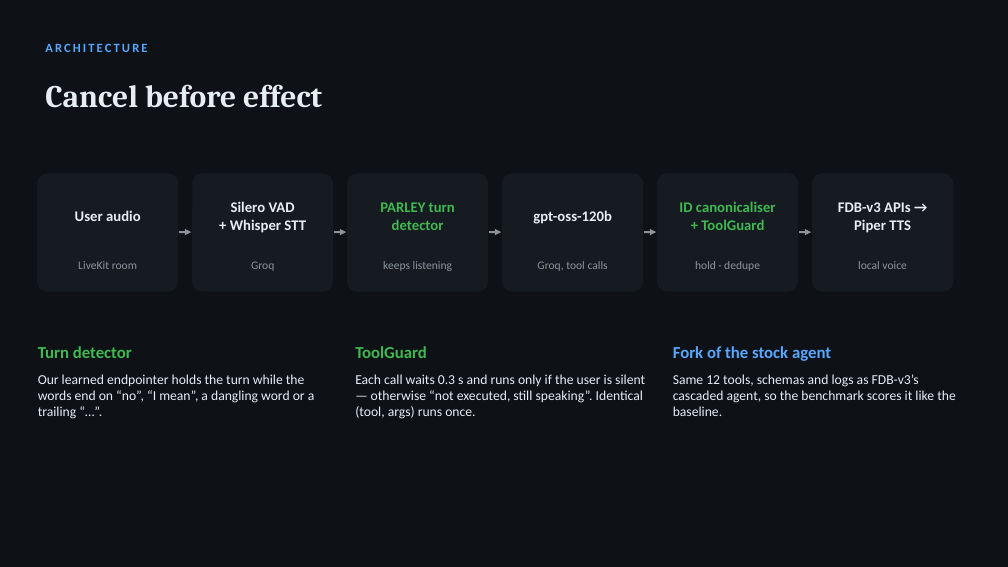
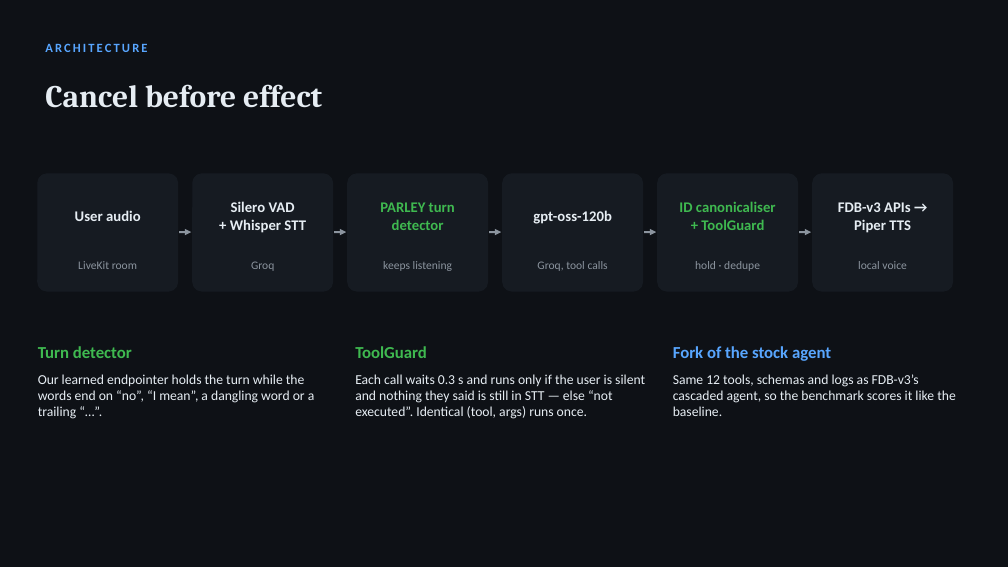
Before and after one commit to itsAryan-devop/parley, a slide deck: slide 3 of deck/ThaparPatiala_TEAM_FDBv3_ppt.pptx. Drawn at 1008x567 pixels with LibreOffice and Linux fonts; fonts in the diff are those of the drawing. Boxes give left, top, right and bottom in pixels: in the first picture for what was removed or moved away, otherwise in the second. Text is boxed around its words. In the diff, an @@ line names an element or a change of style, - is before the commit and + after.

```diff
--- a/deck/ThaparPatiala_TEAM_FDBv3_ppt.pptx
+++ b/deck/ThaparPatiala_TEAM_FDBv3_ppt.pptx
@@ text at bbox=[355, 374, 645, 419]: text changed @@
-Each call waits 0.3 s and runs only if the user is silent — otherwise “not executed, still speaking”. Identical (tool, args) runs once.
+Each call waits 0.3 s and runs only if the user is silent and nothing they said is still in STT — else “not executed”. Identical (tool, args) runs once.
```
Also in this commit, not shown: 2 other slides changed, 5 other files.
